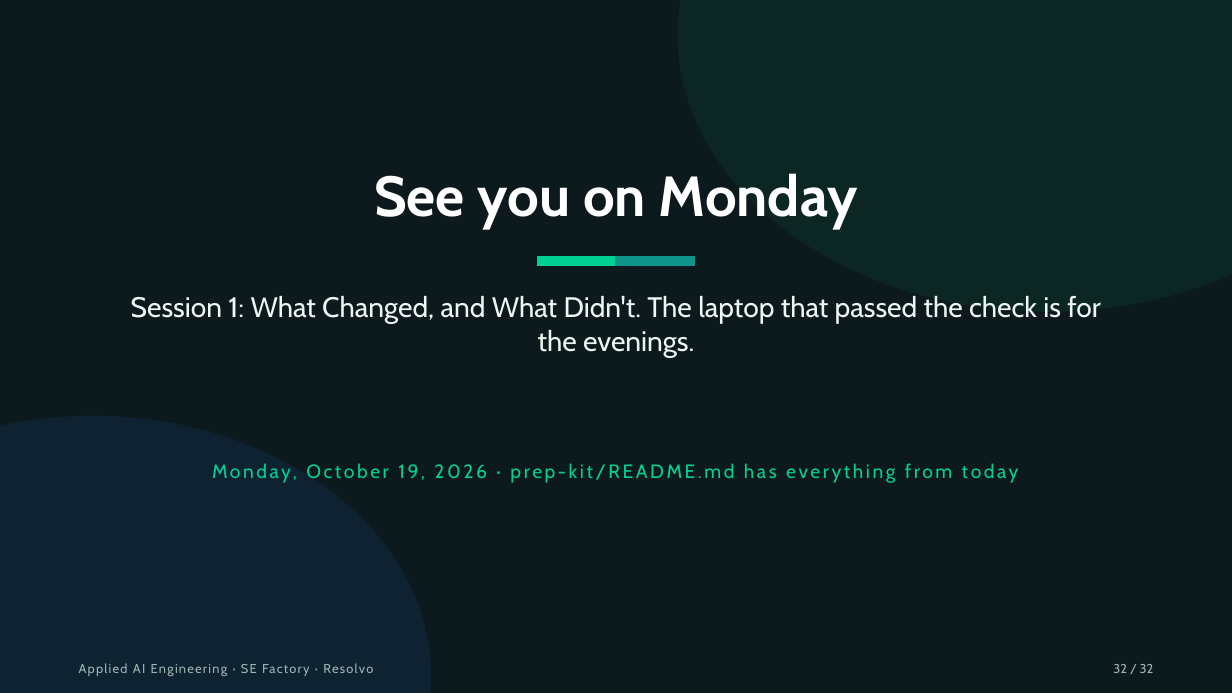
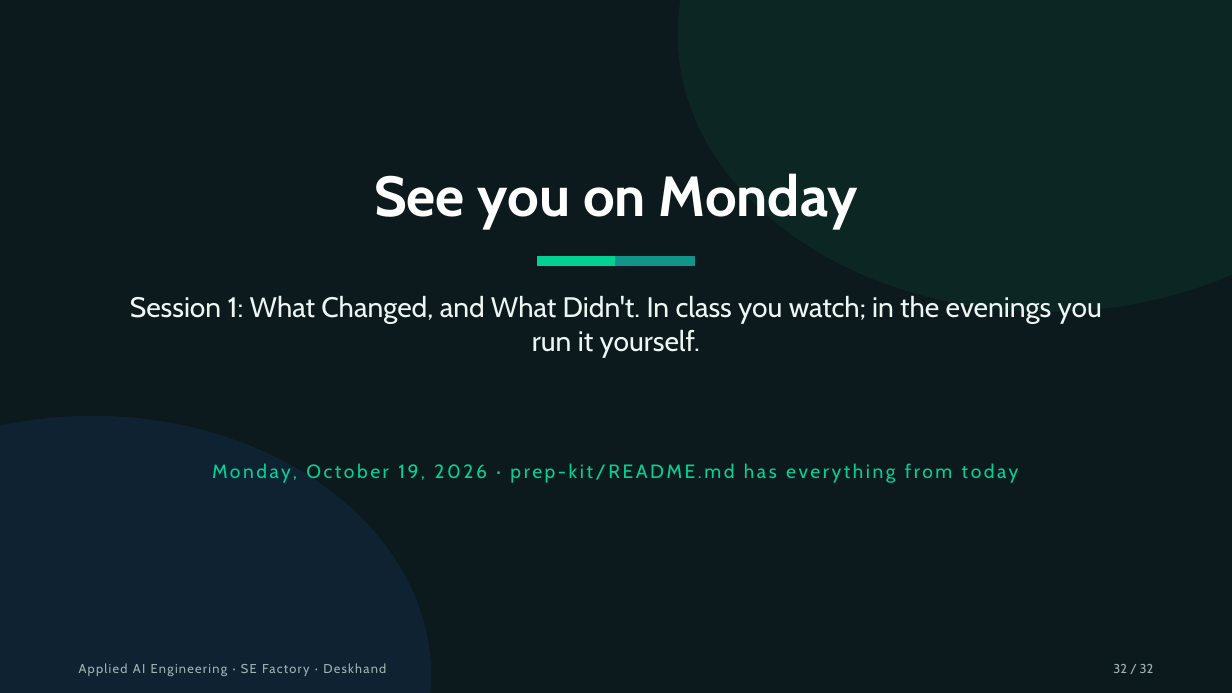
Before and after one commit to hasankanaan26/prep-kit, a slide deck: slide 32 of slides/session-00.pptx. Drawn at 1232x693 pixels with LibreOffice and Linux fonts; fonts in the diff are those of the drawing. Boxes give left, top, right and bottom in pixels: in the first picture for what was removed or moved away, otherwise in the second. Text is boxed around its words. In the diff, an @@ line names an element or a change of style, - is before the commit and + after.

```diff
--- a/slides/session-00.pptx
+++ b/slides/session-00.pptx
@@ text at [130, 296, 1102, 357]: text changed @@
-Session 1: What Changed, and What Didn't. The laptop that passed the check is for the evenings.
+Session 1: What Changed, and What Didn't. In class you watch; in the evenings you run it yourself.
@@ text at [79, 663, 386, 676]: text changed @@
-Applied AI Engineering · SE Factory · Resolvo
+Applied AI Engineering · SE Factory · Deskhand
```
Also in this commit, not shown: 31 other slides changed, 6 other files.
